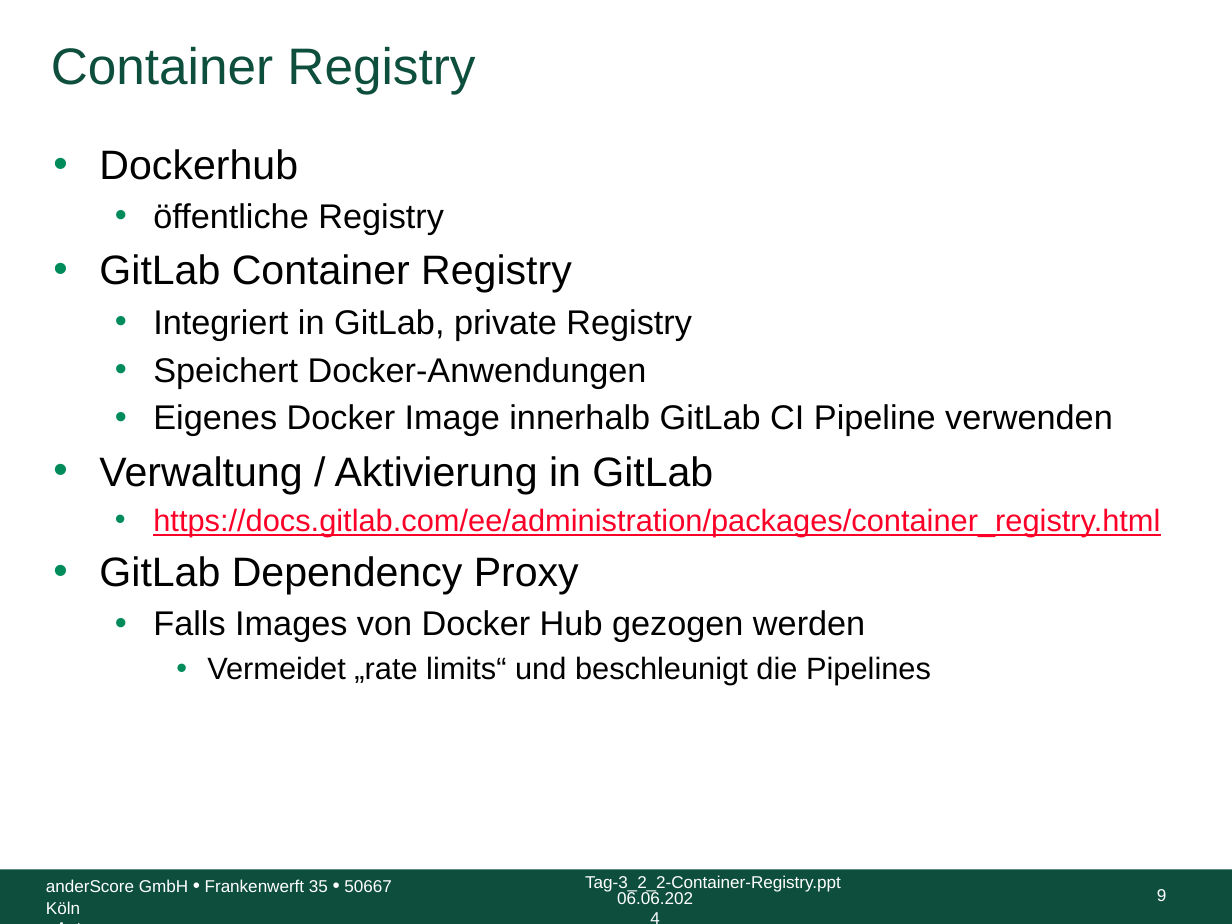
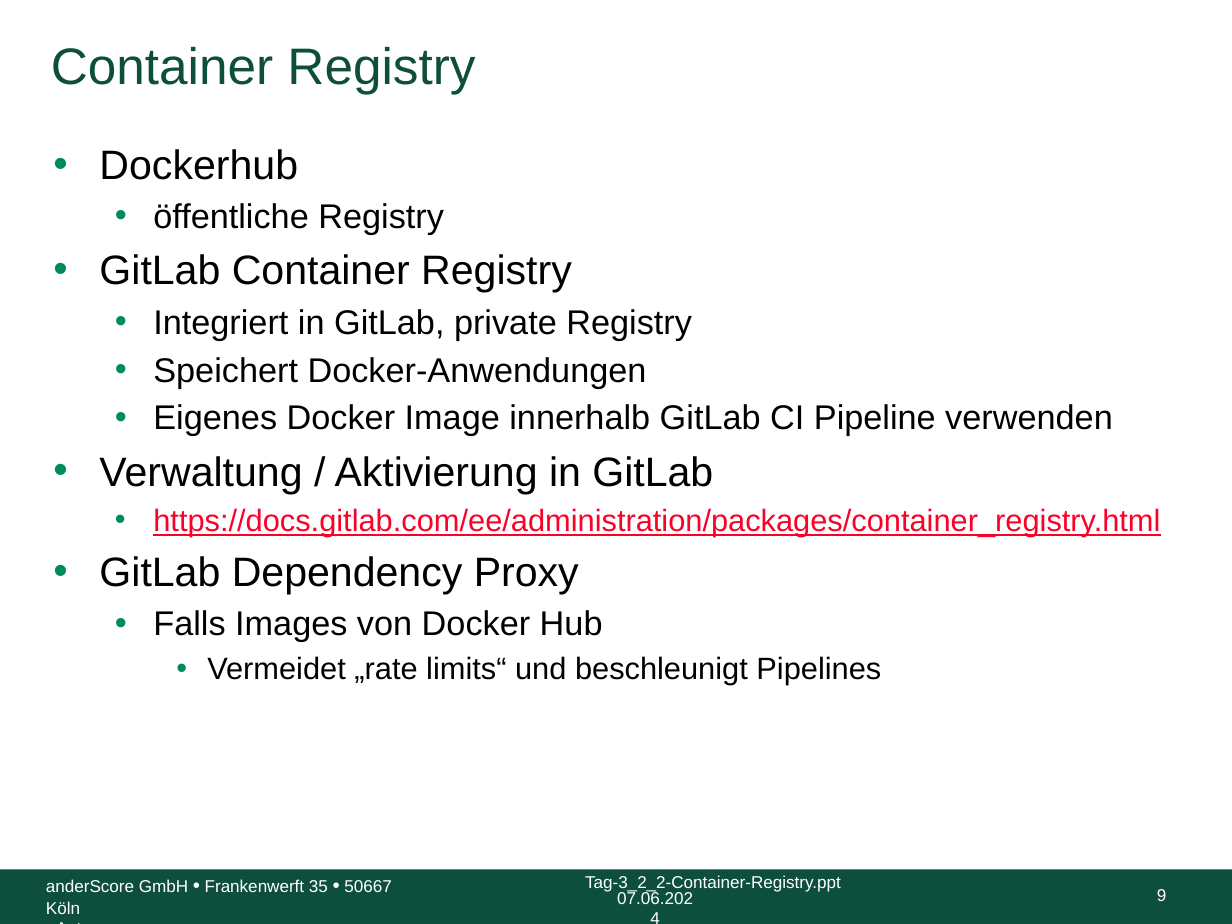
Before and after one commit to anderscore-gmbh/gitlab, a slide deck: slide 9 of slides/Tag-3_3-Container-Registry.pptx. Drawn at 1232x924 pixels with LibreOffice and Linux fonts; fonts in the diff are those of the drawing; background and template pictures are left out. Boxes give left, top, right and bottom in pixels: in the first picture for what was removed or moved away, otherwise in the second. Text is boxed around its words. In the diff, an @@ line names an element or a change of style, - is before the commit and + after.

Commit message:
Fix typo

```diff
--- a/slides/Tag-3_3-Container-Registry.pptx
+++ b/slides/Tag-3_3-Container-Registry.pptx
@@ text at [153,610,881,685]: text changed @@
-  • Falls Images von Docker Hub gezogen werden
-    • Vermeidet „rate limits“ und beschleunigt die Pipelines
+  • Falls Images von Docker Hub
+    • Vermeidet „rate limits“ und beschleunigt Pipelines
@@ text at [617,890,693,904]: text changed @@
-06.06.2024
+07.06.2024
```
Also in this commit, not shown: 32 other slides changed.
